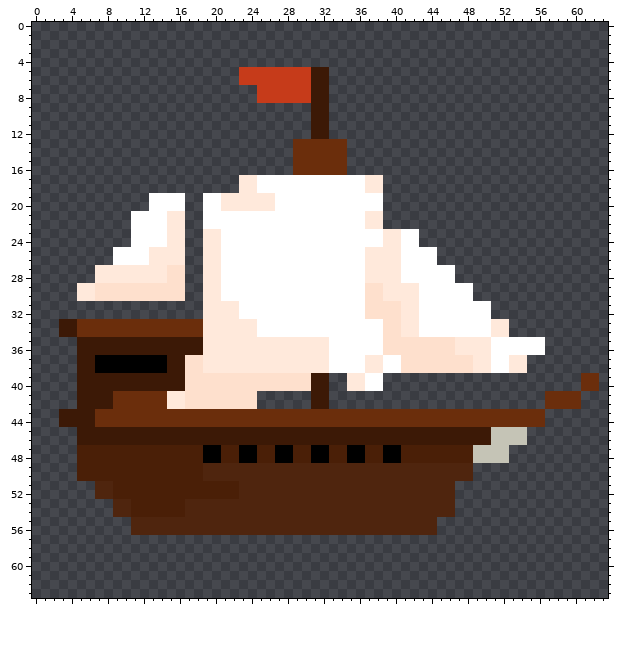
Pixel-art sprite -- src/assets/icons/map-schiff.png. The first picture shows the starting point.
The file is 64x64 pixels.
The result:
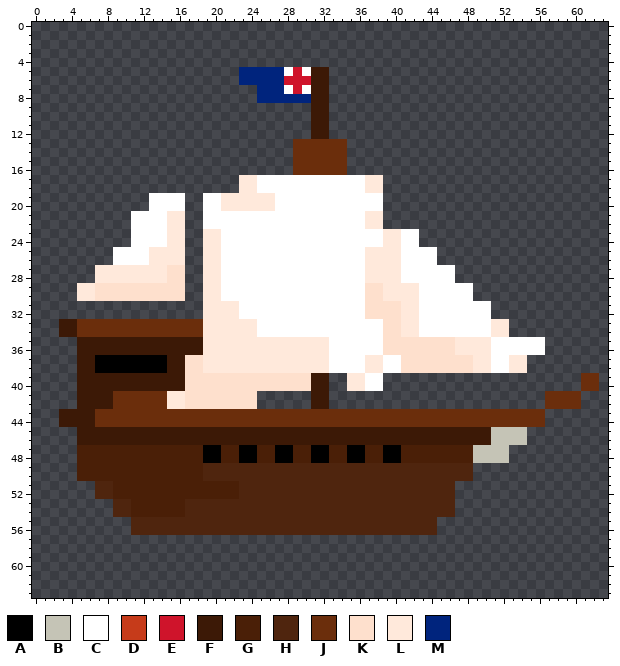
Palette (. is transparent): A #000000  B #c5c4b6  C #ffffff  D #c63b1a  E #cf142b  F #3c1906  G #4a1f07  H #4f250e  J #6b2e0c  K #fee0cd  L #ffe9db  M #00247d
What changed:
y 5: x 23..30 DDDDDDDD -> MMMMMCEC
y 6: x 23..30 DDDDDDDD -> MMMMMEEE
y 7: x 25..30 DDDDDD -> MMMCEC
y 8: x 25..30 DDDDDD -> MMMMMM
Where, in picture pixels (left, top, right, bottom), the same in both pictures:
changed: (239, 67, 311, 103)
